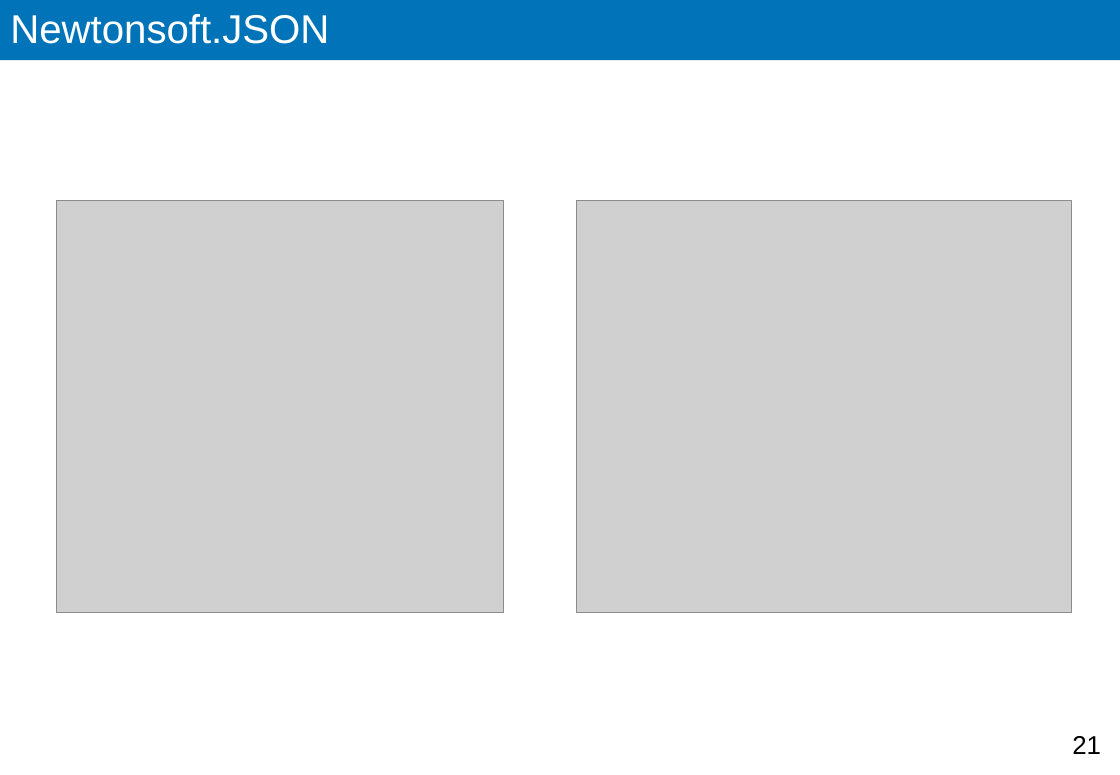
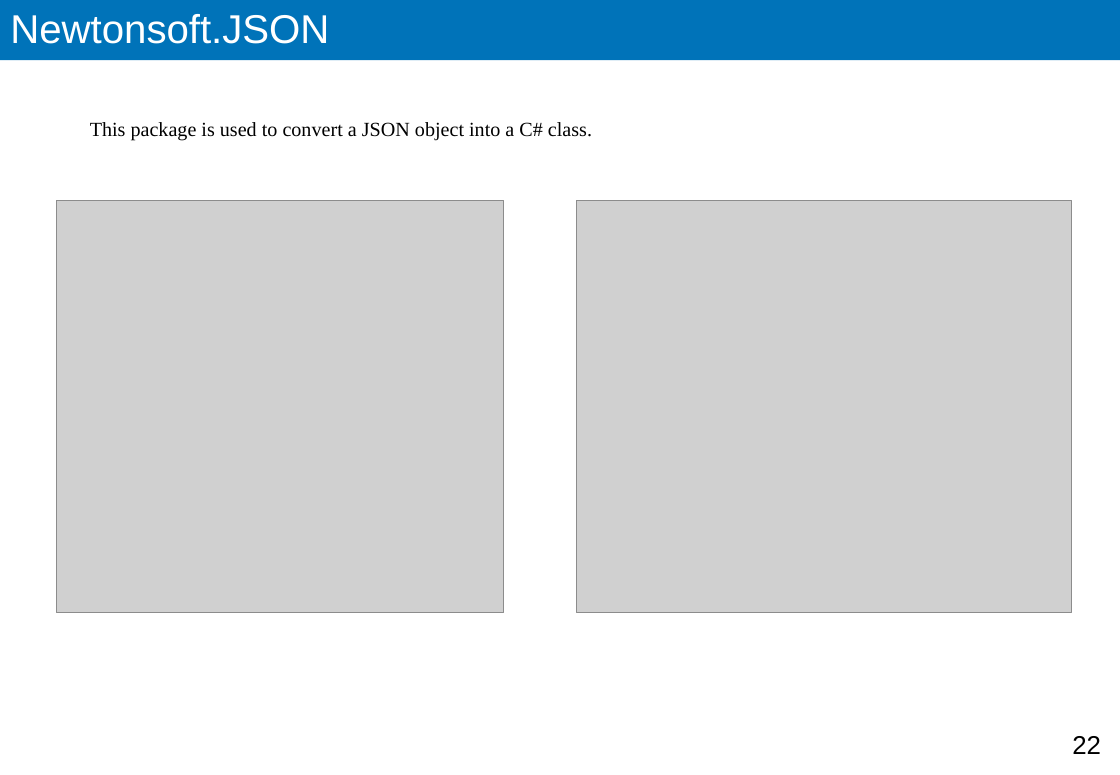
Before and after one commit to sorryb/Northwind, a slide deck: slide 22 of Documents/Application.Architecture.pptx (slide 21 before the commit). Drawn at 1120x775 pixels with LibreOffice and Linux fonts; fonts in the diff are those of the drawing; grey boxes stand for pictures. Boxes give left, top, right and bottom in pixels: in the first picture for what was removed or moved away, otherwise in the second. Text is boxed around its words. In the diff, an @@ line names an element or a change of style, - is before the commit and + after.

```diff
--- a/Documents/Application.Architecture.pptx
+++ b/Documents/Application.Architecture.pptx
@@ text added at (90, 122, 592, 140), 14 pt, text #000000 @@
+This package is used to convert a JSON object into a C# class.
@@ page number at (1072, 736, 1101, 754): text changed @@
-21
+22
```
Also in this commit, not shown: 2 other slides changed, 3 slides added, 1 slide removed.
